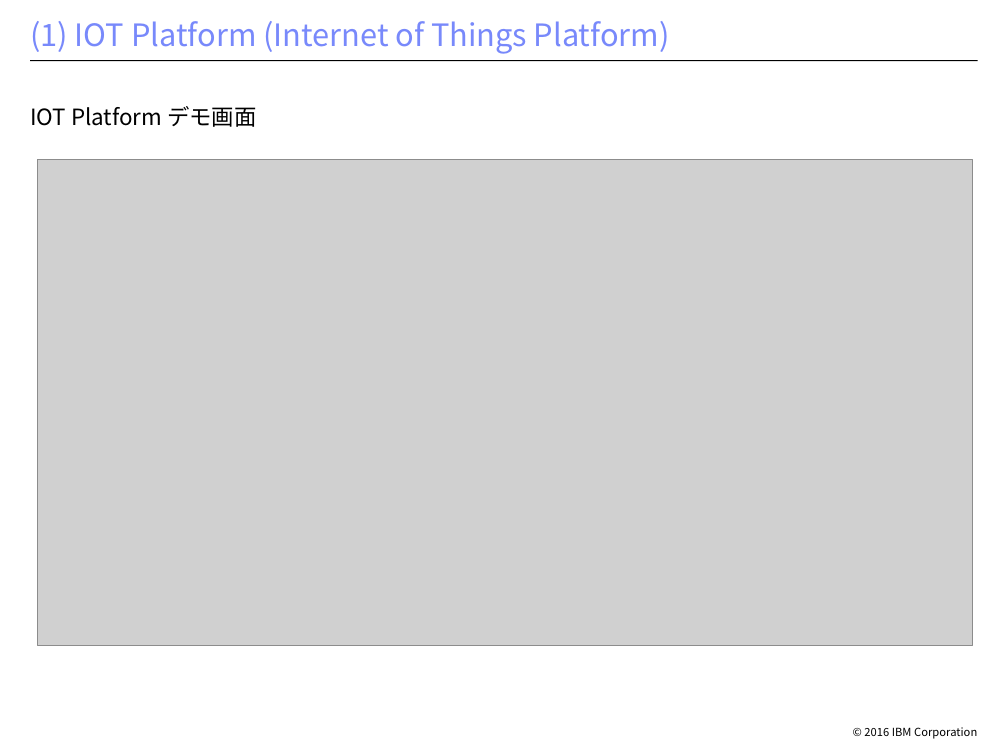
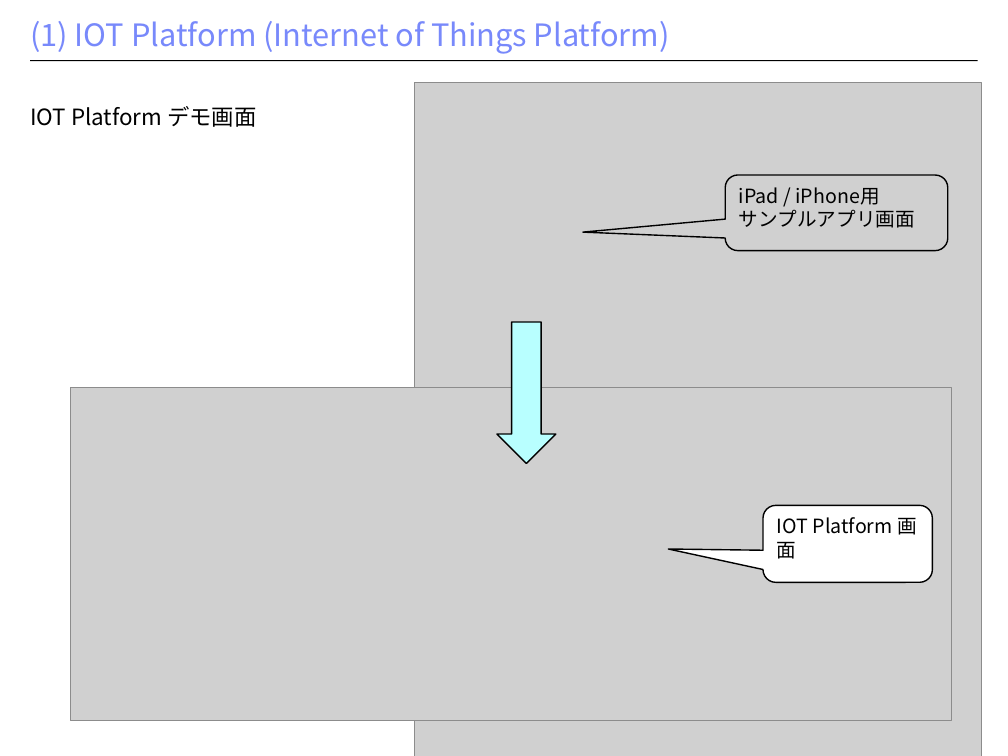
Before and after one commit to makaishi/1_IOT_WORK, a slide deck: slide 5 of bluemix-env/iot-構成雛形.pptx. Drawn at 1008x756 pixels with LibreOffice and Linux fonts; fonts in the diff are those of the drawing; grey boxes stand for pictures; background and template pictures are left out. Boxes give left, top, right and bottom in pixels: in the first picture for what was removed or moved away, otherwise in the second. Text is boxed around its words. In the diff, an @@ line names an element or a change of style, - is before the commit and + after.

```diff
--- a/bluemix-env/iot-構成雛形.pptx
+++ b/bluemix-env/iot-構成雛形.pptx
@@ picture added at bbox=[414, 83, 981, 756] @@
@@ picture removed at bbox=[38, 159, 974, 645] @@
@@ rounded speech box added at bbox=[725, 175, 948, 251], outline #000000 1 pt, 14 pt, text #000000 @@
+iPad / iPhone用
+サンプルアプリ画面
@@ down arrow added at bbox=[497, 322, 555, 463], fill #B8FFFF, outline #000000 1 pt @@
@@ picture added at bbox=[71, 388, 953, 721] @@
@@ rounded speech box added at bbox=[763, 505, 932, 582], fill #FFFFFF, outline #000000 1 pt, 14 pt, text #000000 @@
+IOT Platform 画面
```
Also in this commit, not shown: 2 other slides changed, 1 slide added.
